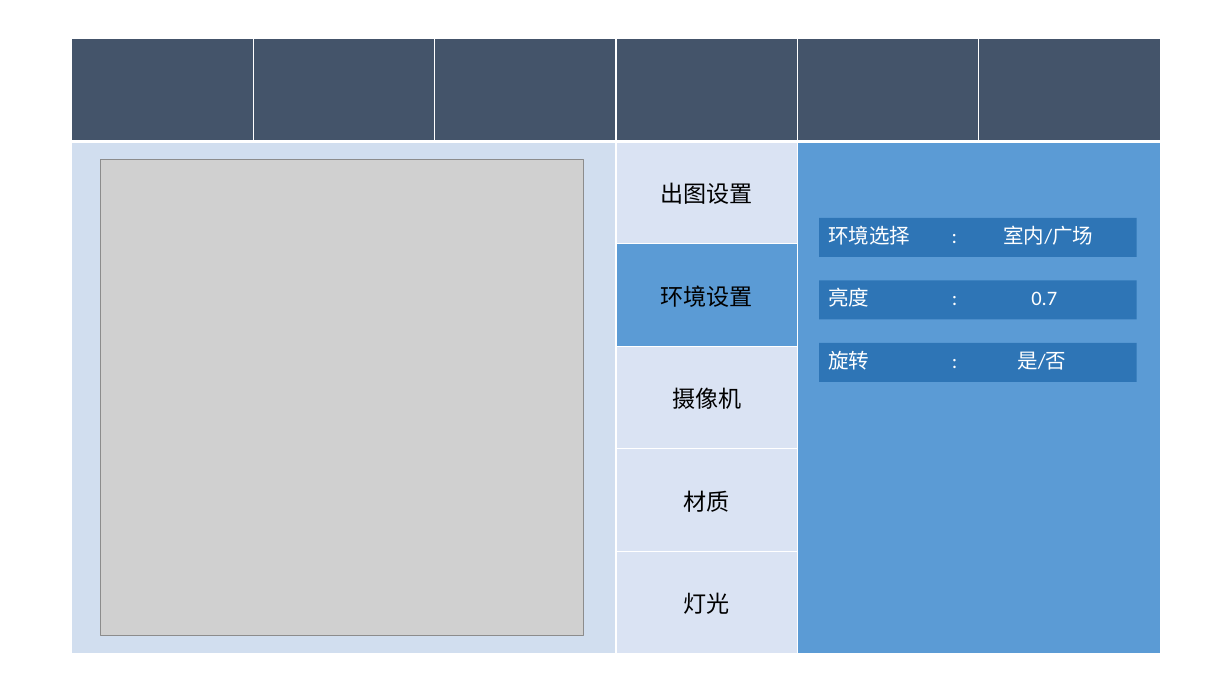
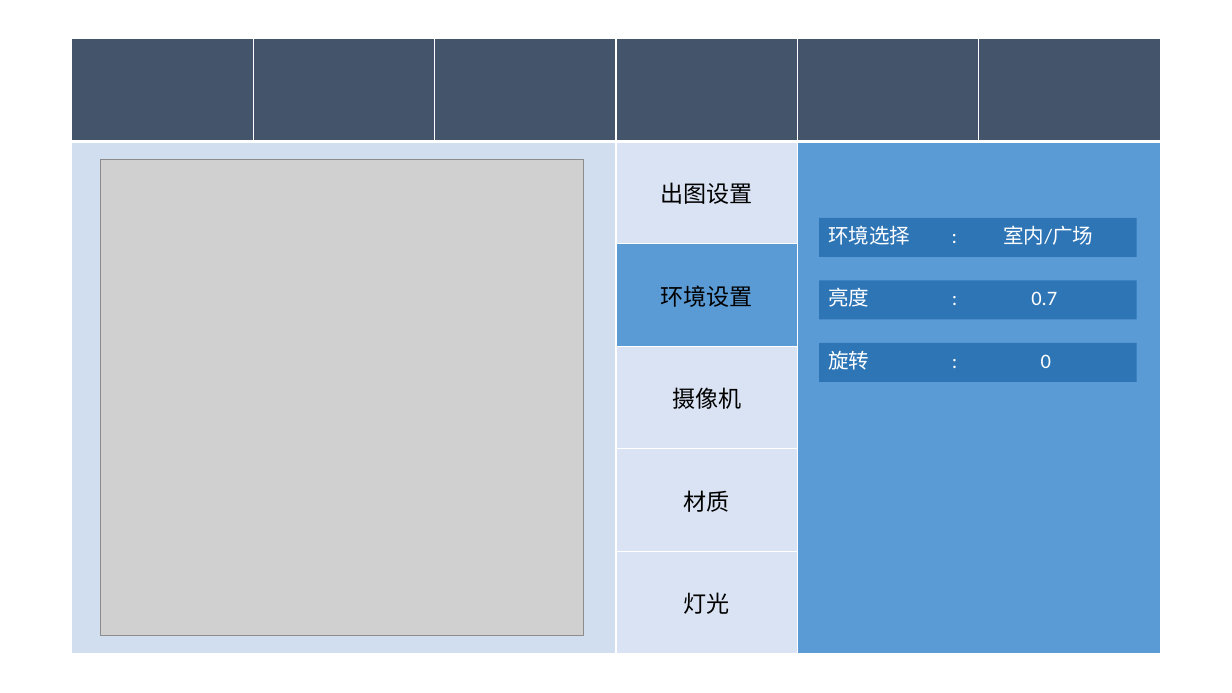
Before and after one commit to vilyLei/voxserver, a slide deck: slide 3 of src/dsrdiffusion/thinks.pptx. Drawn at 1232x693 pixels with LibreOffice and Linux fonts; fonts in the diff are those of the drawing; grey boxes stand for pictures. Boxes give left, top, right and bottom in pixels: in the first picture for what was removed or moved away, otherwise in the second. Text is boxed around its words. In the diff, an @@ line names an element or a change of style, - is before the commit and + after.

Commit message:
fix: adjust some info.

```diff
--- a/src/dsrdiffusion/thinks.pptx
+++ b/src/dsrdiffusion/thinks.pptx
@@ text in rectangle at [828, 351, 1051, 370]: text changed @@
-旋转 : 是/否
+旋转 : 0
```
